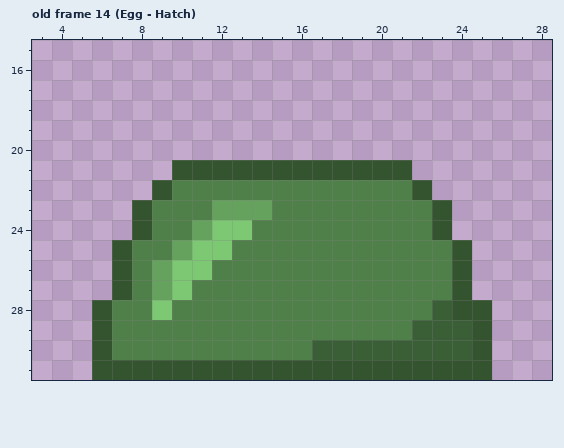
Edited in one commit: pixel-art file (godot/Slime Kingdoms/assets/Slime/Slime.ase). The first picture shows the starting point.
32x32 pixels, 24 frames. Shown: old frame 14 (Egg - Hatch): x 3..28, y 15..31. The commit also changed other frames, which this record leaves out.
Now the later version:
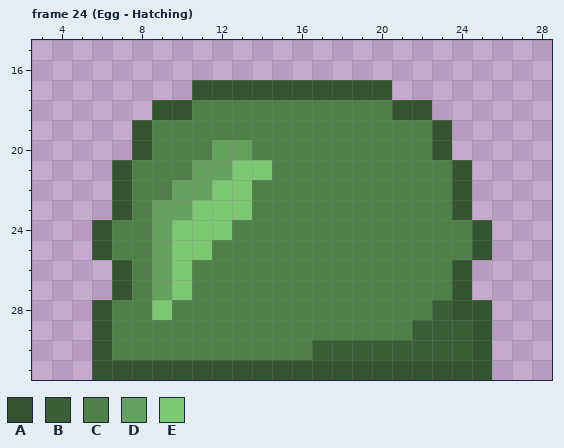
Palette (. is transparent): A #34532f  B #3a5f36  C #508049  D #65a25d  E #7dc873
A new or re-ordered frame is compared with the old frame closest to it.
Commit: work on slime sprite Clark was here :V
From old to new:
frames 24 -> 25
layer "Slime" added
layer "Slime v2" removed
Frame 24 (Egg - Hatching) is new; against old frame 14 (Egg - Hatch), layer "Slime":
Colour A now appears in row 17 at x 11 to 20; in row 18 at x 9 to 10 and 21 to 22; in rows 19 to 20 at x 8 and 23; in rows 21 to 23 at x 7 and 24; in rows 24 to 25 at x 6 and 25.
Colour C now appears in row 18 at x 11 to 20; in row 19 at x 9 to 22; in row 20 at x 9 to 11 and 14 to 22; in row 21 at x 8 to 9 and 22 to 23; in row 22 at x 8 and 23; in row 24 at x 7 and 24.
The author changed colour A to colour C in row 21 at x 10 and 15 to 21; in row 22 at x 9 and 22; in rows 23 to 24 at x 8 and 23; in row 25 at x 7 and 24.
The author changed colour D to colour C in row 23 at x 14.
The author changed colour E to colour C in row 24 at x 13; in row 25 at x 12; in row 26 at x 11.
Colour D now appears in row 20 at x 12 to 13.
The author changed colour A to colour D in row 21 at x 11 to 12.
The author changed colour C to colour D in row 22 at x 10 to 11; in row 23 at x 9 to 10; in rows 24 to 25 at x 9.
The author changed colour A to colour E in row 21 at x 13 to 14.
The author changed colour C to colour E in row 22 at x 12 to 13; in row 23 at x 11; in row 24 at x 10.
The author changed colour D to colour E in row 23 at x 12 to 13; in row 24 at x 11; in row 25 at x 10.
